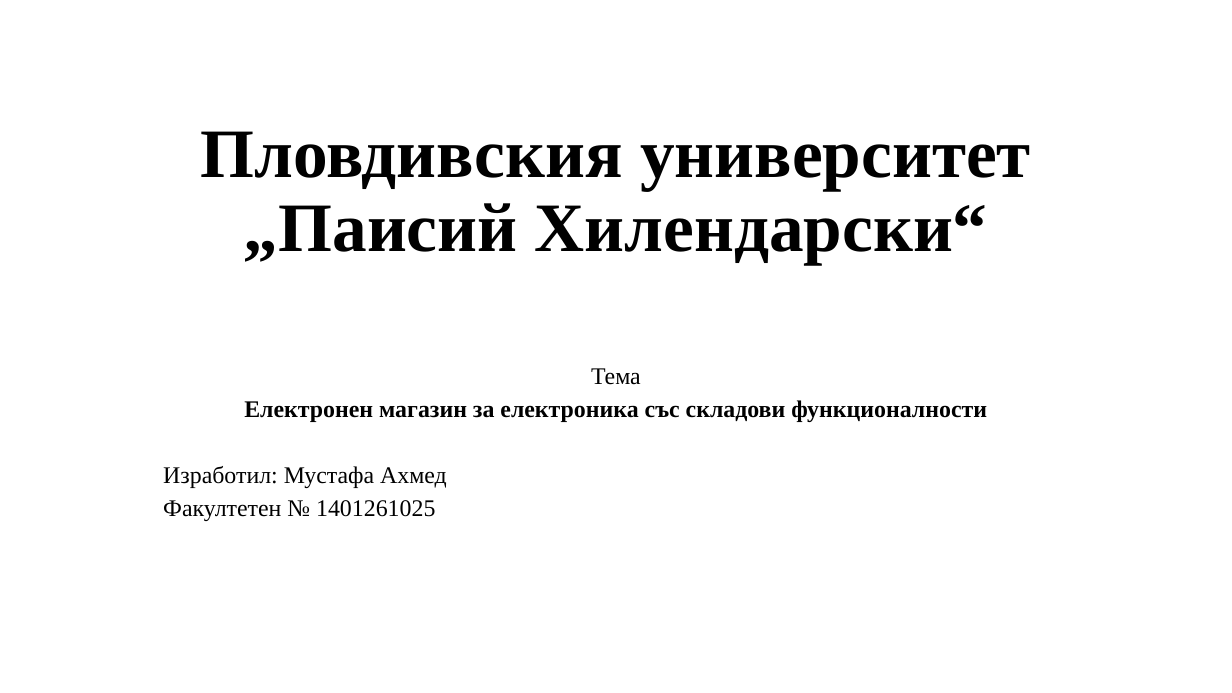
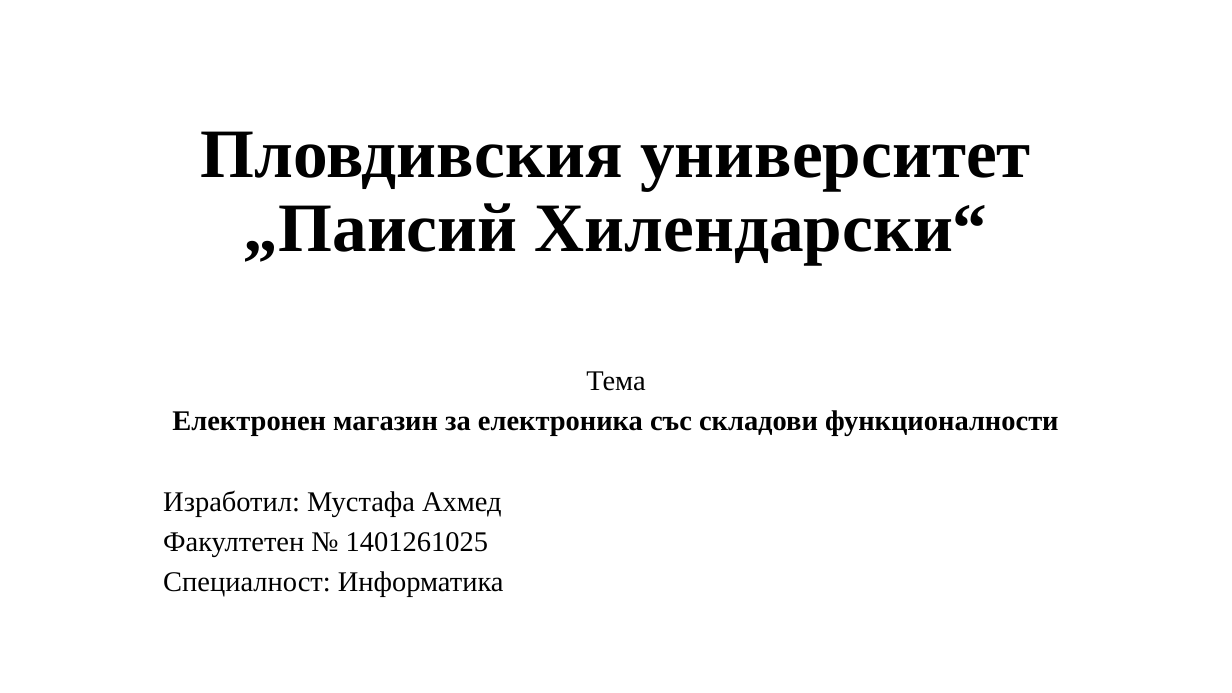
Before and after one commit to themustafaahmed/laravel, a slide deck: slide 1 of Дипломна работа презентация.pptx. Drawn at 1232x693 pixels with LibreOffice and Linux fonts; fonts in the diff are those of the drawing. Boxes give left, top, right and bottom in pixels: in the first picture for what was removed or moved away, otherwise in the second. Text is boxed around its words. In the diff, an @@ line names an element or a change of style, - is before the commit and + after.

```diff
--- a/Дипломна работа презентация.pptx
+++ b/Дипломна работа презентация.pptx
@@ subtitle at (163,371,1059,557): size 18.6 to 22.2 pt in "Тема", "Електронен магазин за електроника със складови функционалнос ...", "Изработил: Мустафа Ахмед", "Факултетен № 1401261025"; line spacing 0.7 to 0.8 @@
@@ subtitle at (163,571,504,597): paragraph added @@
+Специалност: Информатика
```
Also in this commit, not shown: 2 other slides changed, 1 slide added, 1 other file.
